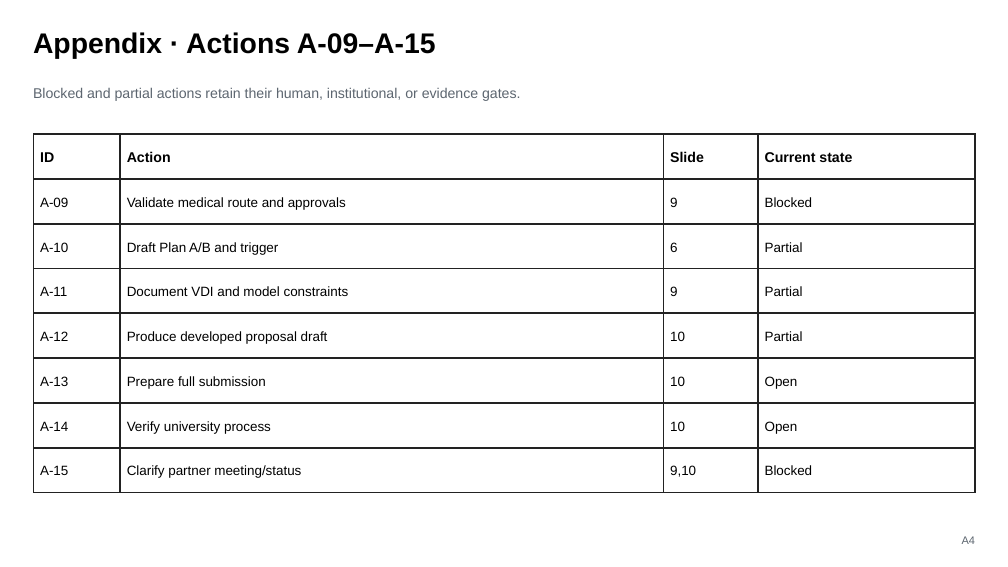
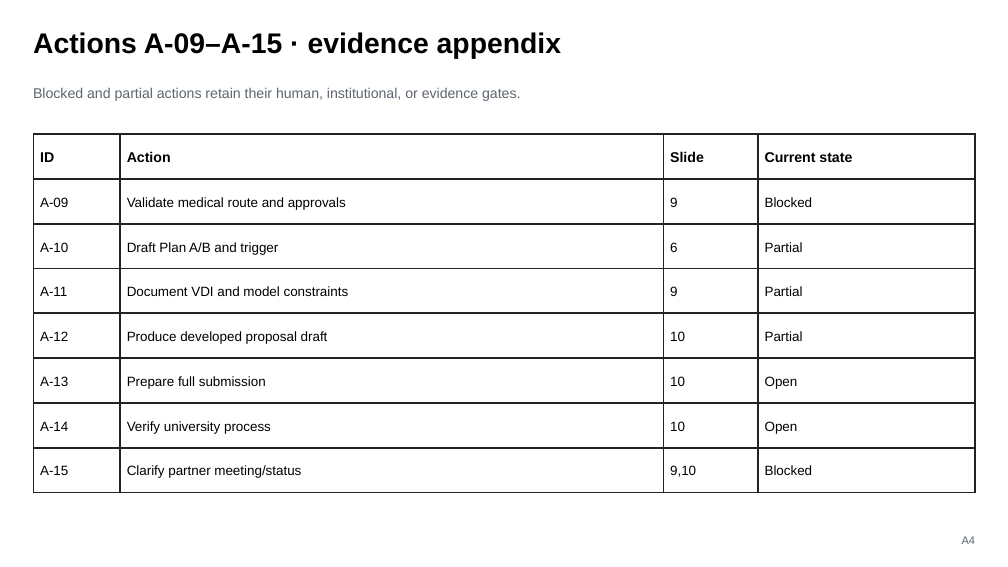
Before and after one commit to AliHamed17/Vego-Ai, a slide deck: slide 16 of presentations/VEGO-AI-Iris-Supervisor-Decisions-2026-08-05.pptx. Drawn at 1008x567 pixels with LibreOffice and Linux fonts; fonts in the diff are those of the drawing. Boxes give left, top, right and bottom in pixels: in the first picture for what was removed or moved away, otherwise in the second. Text is boxed around its words. In the diff, an @@ line names an element or a change of style, - is before the commit and + after.

```diff
--- a/presentations/VEGO-AI-Iris-Supervisor-Decisions-2026-08-05.pptx
+++ b/presentations/VEGO-AI-Iris-Supervisor-Decisions-2026-08-05.pptx
@@ text at box(33, 32, 561, 59): text changed @@
-Appendix · Actions A-09–A-15
+Actions A-09–A-15 · evidence appendix
```
Also in this commit, not shown: 11 other slides changed, 38 other files.
